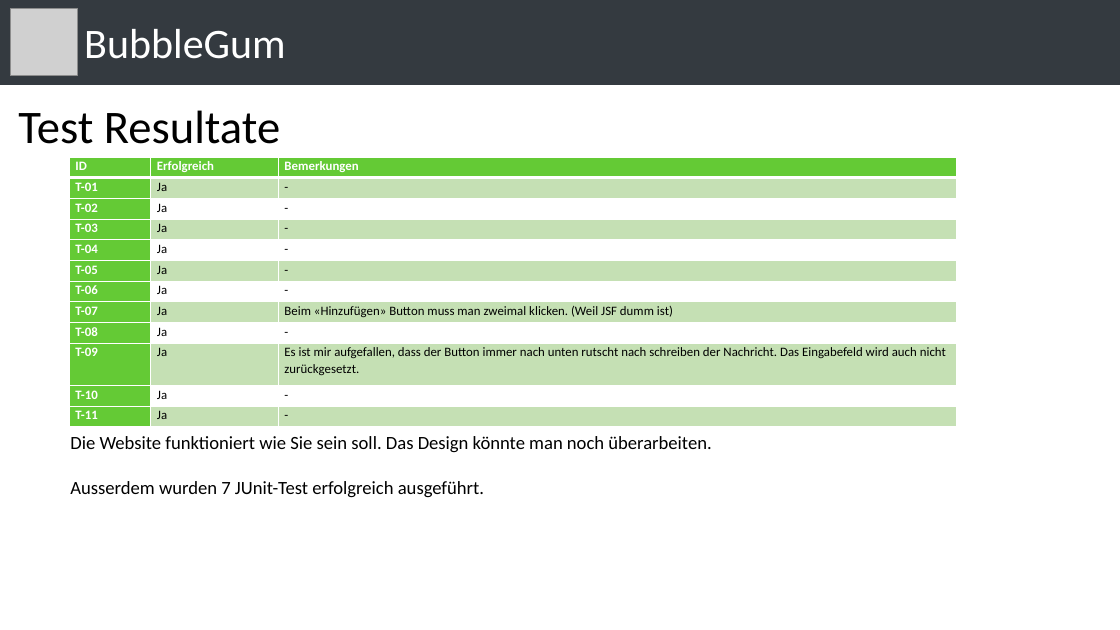
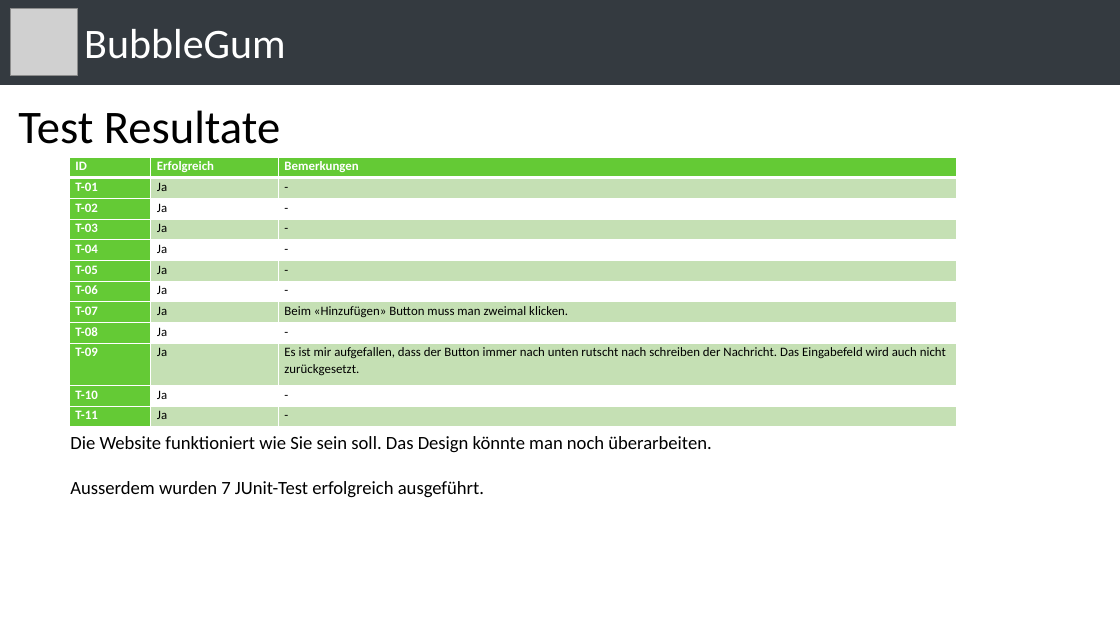
Before and after one commit to NicolaSchueepp/BubbleGum, a slide deck: slide 5 of doc/BubblGum-Präsentation.pptx. Drawn at 1120x630 pixels with LibreOffice and Linux fonts; fonts in the diff are those of the drawing; grey boxes stand for pictures. Boxes give left, top, right and bottom in pixels: in the first picture for what was removed or moved away, otherwise in the second. Text is boxed around its words. In the diff, an @@ line names an element or a change of style, - is before the commit and + after.

```diff
--- a/doc/BubblGum-Präsentation.pptx
+++ b/doc/BubblGum-Präsentation.pptx
@@ table at (69,157,956,427) @@
-row 8, column 3: Beim «Hinzufügen» Button muss man zweimal klicken. (Weil JSF dumm ist)
+row 8, column 3: Beim «Hinzufügen» Button muss man zweimal klicken.
```
Also in this commit, not shown: 2 other files.
